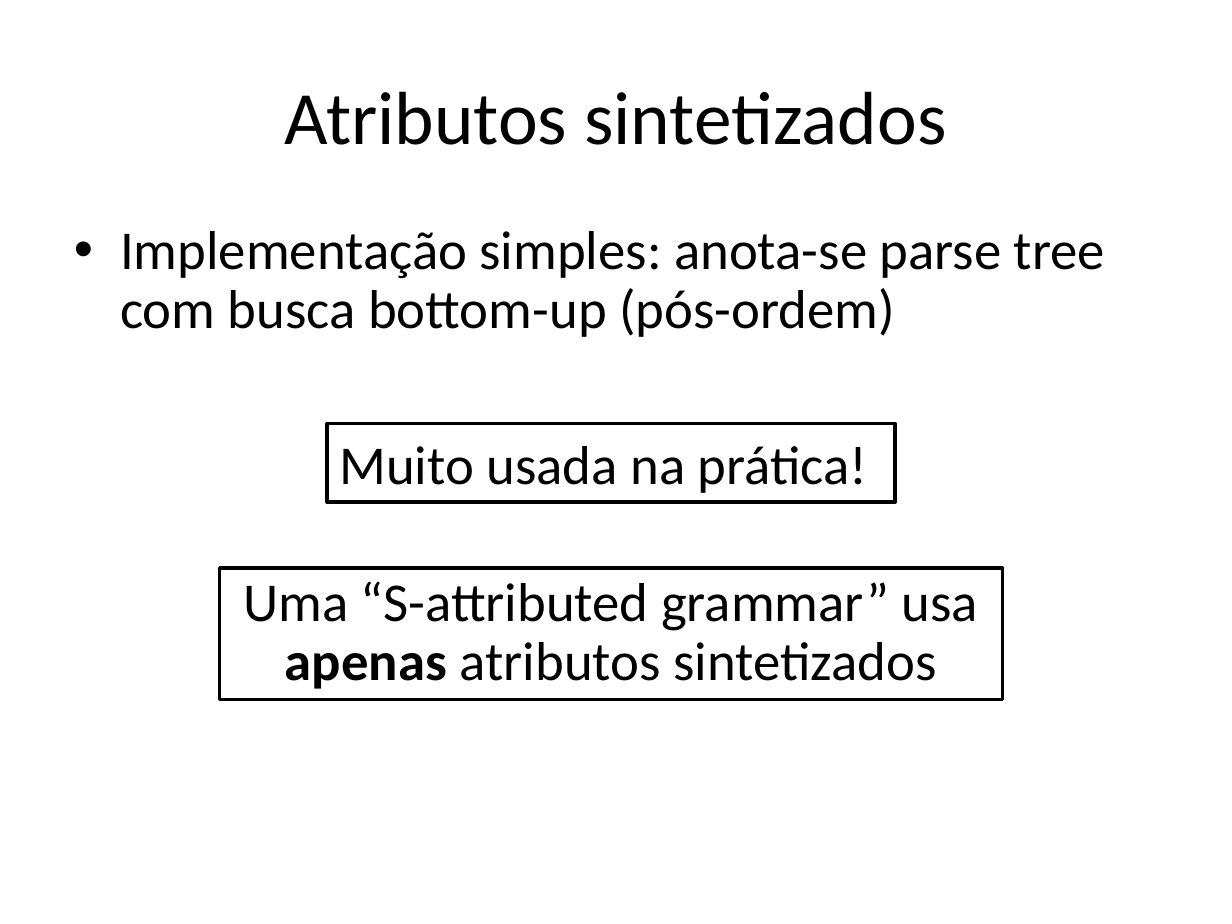
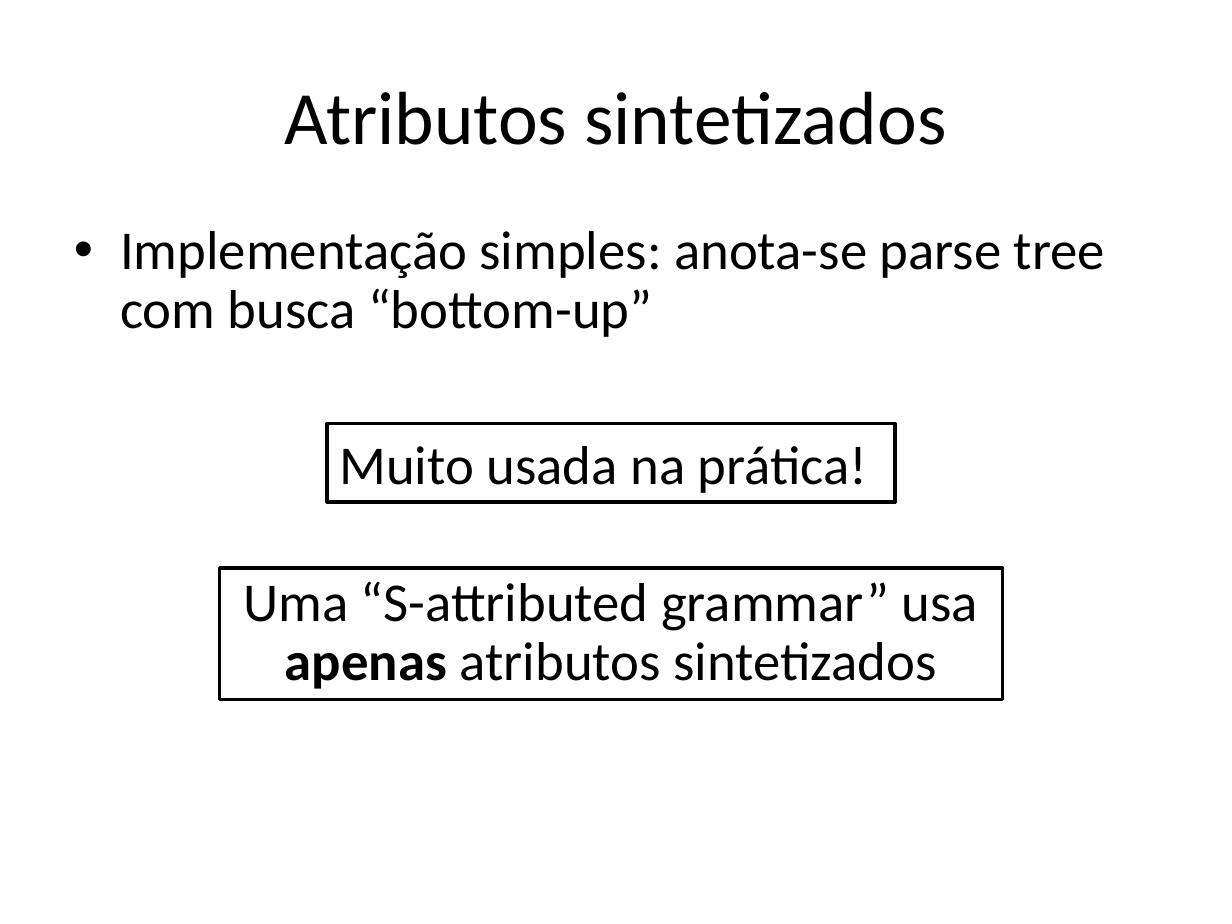
Before and after one commit to damorim/compilers-cin, a slide deck: slide 58 of slides-aulas/analise-sintatica.pptx. Drawn at 1232x924 pixels with LibreOffice and Linux fonts; fonts in the diff are those of the drawing. Boxes give left, top, right and bottom in pixels: in the first picture for what was removed or moved away, otherwise in the second. Text is boxed around its words. In the diff, an @@ line names an element or a change of style, - is before the commit and + after.

```diff
--- a/slides-aulas/analise-sintatica.pptx
+++ b/slides-aulas/analise-sintatica.pptx
@@ text at [120, 231, 1105, 337]: text changed @@
-• Implementação simples: anota-se parse tree com busca bottom-up (pós-ordem)
+• Implementação simples: anota-se parse tree com busca “bottom-up”
```
Also in this commit, not shown: 6 other slides changed, 1 other file.
